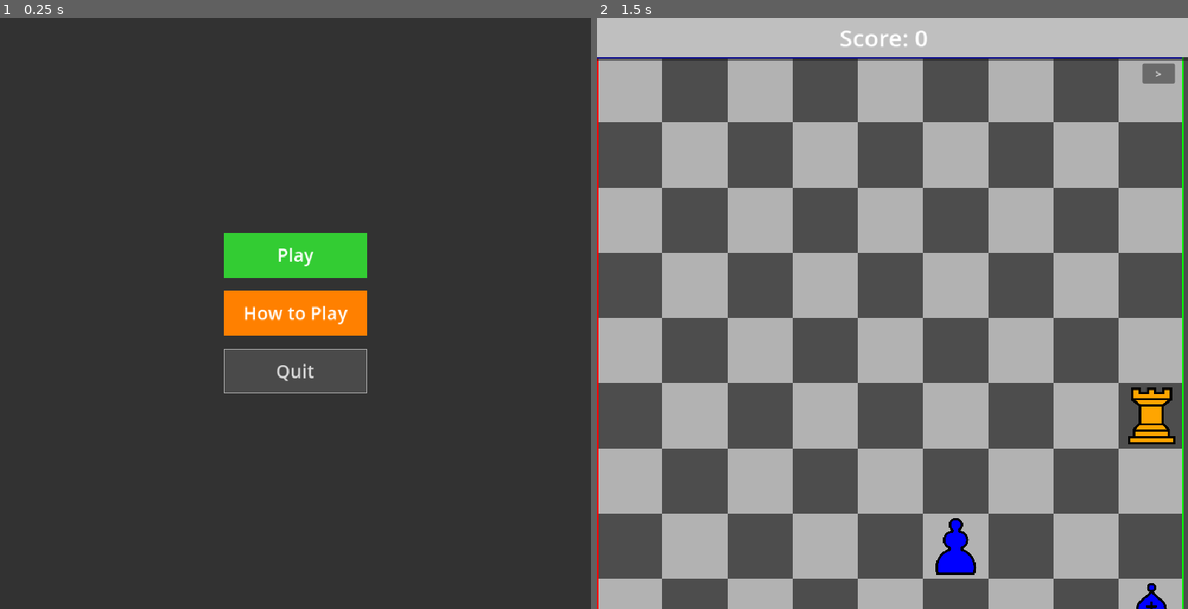
Above: before the commit, frames 1-2 (left to right).
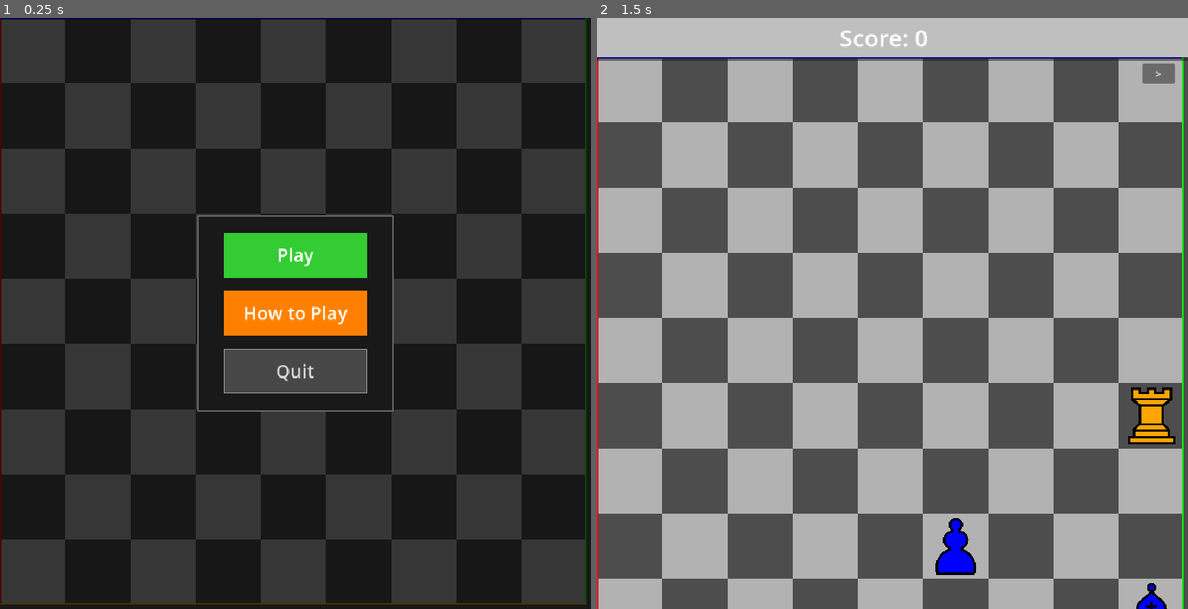
Above: after the commit, the same moments.

Repository: abudarevsky/checklines
Game: Godot game, scene res://scenes/ui/MainMenu.tscn
Two runs of this game, one before a commit and one after it. Both use one fixed random seed, a clock stepped at 60 frames per second and the inputs below.
Inputs:
- Up to frame 1 (0.25 s): no input
- Up to frame 2 (1.5 s): click "Play" at 0.5 s; click "II" at 1.25 s

The runs differ from the first frame. In frame 1, 51% of the frame differs, in the area x 0-100%, y 0-100%; in frame 2, nothing differs.

Commit message:
Update AGENTS.md with testing documentation
- Add quick syntax check command
- Add headless run with output capture
- Add debug output notes
- Expand test checklist with attack highlighting and UI tests

Diff:
--- a/scenes/ui/MainMenu.tscn
+++ b/scenes/ui/MainMenu.tscn
@@ -1,13 +1,15 @@
-[gd_scene load_steps=17 format=3 uid="uid://main_menu"]
+[gd_scene load_steps=18 format=3 uid="uid://main_menu"]
 
 [ext_resource type="Script" path="res://scripts/ui/MainMenu.gd" id="1_menu"]
 [ext_resource type="PackedScene" uid="uid://board_manager" path="res://scenes/board/BoardManager.tscn" id="2_board"]
 
-[sub_resource type="StyleBoxFlat" id="StyleBoxFlat_score_panel"]
-bg_color = Color(0.3, 0.3, 0.3, 0.95)
-
-[sub_resource type="StyleBoxFlat" id="StyleBoxFlat_panel"]
-bg_color = Color(0.15, 0.15, 0.15, 0.7)
+[sub_resource type="StyleBoxFlat" id="StyleBoxFlat_dark_panel"]
+bg_color = Color(0.1, 0.1, 0.1, 1.0)
+border_width_left = 2
+border_width_top = 2
+border_width_right = 2
+border_width_bottom = 2
+border_color = Color(0.4, 0.4, 0.4, 1.0)
 
 [sub_resource type="StyleBoxFlat" id="StyleBoxFlat_gray"]
 bg_color = Color(0.2, 0.2, 0.2, 1.0)
@@ -67,6 +69,16 @@
 [node name="MainMenu" type="Node2D"]
 script = ExtResource("1_menu")
 
+[node name="BoardManager" parent="." instance=ExtResource("2_board")]
+position = Vector2(0, 0)
+
+[node name="DarkOverlay" type="ColorRect" parent="."]
+offset_left = 0
+offset_top = 0
+offset_right = 906
+offset_bottom = 906
+color = Color(0, 0, 0, 0.7)
+
 [node name="CanvasLayer" type="CanvasLayer" parent="."]
 
 [node name="UI" type="Control" parent="CanvasLayer"]
@@ -78,14 +90,21 @@
 grow_vertical = 2
 
 [node name="MenuPanel" type="PanelContainer" parent="CanvasLayer/UI"]
-anchors_preset = 15
-anchor_right = 1.0
-anchor_bottom = 1.0
+anchors_preset = 8
+anchor_left = 0.5
+anchor_top = 0.5
+anchor_right = 0.5
+anchor_bottom = 0.5
+offset_left = -150.0
+offset_top = -150.0
+offset_right = 150.0
+offset_bottom = 150.0
 grow_horizontal = 2
 grow_vertical = 2
-theme_override_styles/panel = SubResource("StyleBoxFlat_panel")
+theme_override_styles/panel = SubResource("StyleBoxFlat_dark_panel")
 
 [node name="MenuCenter" type="CenterContainer" parent="CanvasLayer/UI/MenuPanel"]
+layout_mode = 2
 layout_mode = 2
 
 [node name="MenuVBox" type="VBoxContainer" parent="CanvasLayer/UI/MenuPanel/MenuCenter"]
@@ -119,7 +138,7 @@
 theme_override_font_sizes/font_size = 28
 text = "Quit"
 
-[node name="HowToPlayPanel" type="PanelContainer" parent="CanvasLayer/UI/MenuPanel"]
+[node name="HowToPlayPanel" type="PanelContainer" parent="CanvasLayer/UI"]
 visible = false
 anchors_preset = 15
 anchor_right = 1.0
@@ -128,25 +147,25 @@
 grow_vertical = 2
 theme_override_styles/panel = SubResource("StyleBoxFlat_gray")
 
-[node name="ContentCenter" type="CenterContainer" parent="CanvasLayer/UI/MenuPanel/HowToPlayPanel"]
+[node name="ContentCenter" type="CenterContainer" parent="CanvasLayer/UI/HowToPlayPanel"]
 layout_mode = 2
 theme_override_constants/separation = 30
 
-[node name="InstructionsContainer" type="VBoxContainer" parent="CanvasLayer/UI/MenuPanel/HowToPlayPanel/ContentCenter"]
+[node name="InstructionsContainer" type="VBoxContainer" parent="CanvasLayer/UI/HowToPlayPanel/ContentCenter"]
 custom_minimum_size = Vector2(800, 700)
 layout_mode = 2
 theme_override_constants/separation = 15
 
-[node name="Header" type="Label" parent="CanvasLayer/UI/MenuPanel/HowToPlayPanel/ContentCenter/InstructionsContainer"]
+[node name="Header" type="Label" parent="CanvasLayer/UI/HowToPlayPanel/ContentCenter/InstructionsContainer"]
 layout_mode = 2
 theme_override_font_sizes/font_size = 48
 text = "Chess Lines - How to Play"
 horizontal_alignment = 1
 
-[node name="HSeparator" type="HSeparator" parent="CanvasLayer/UI/MenuPanel/HowToPlayPanel/ContentCenter/InstructionsContainer"]
-layout_mode = 2
-
-[node name="Instructions" type="RichTextLabel" parent="CanvasLayer/UI/MenuPanel/HowToPlayPanel/ContentCenter/InstructionsContainer"]
+[node name="HSeparator" type="HSeparator" parent="CanvasLayer/UI/HowToPlayPanel/ContentCenter/InstructionsContainer"]
+layout_mode = 2
+
+[node name="Instructions" type="RichTextLabel" parent="CanvasLayer/UI/HowToPlayPanel/ContentCenter/InstructionsContainer"]
 layout_mode = 2
 size_flags_vertical = 3
 bbcode_enabled = true
@@ -183,10 +202,10 @@
 
 Press [b]ESC[/b] or click [b]Back[/b] to return"
 
-[node name="HSeparator2" type="HSeparator" parent="CanvasLayer/UI/MenuPanel/HowToPlayPanel/ContentCenter/InstructionsContainer"]
-layout_mode = 2
-
-[node name="BackButton" type="Button" parent="CanvasLayer/UI/MenuPanel/HowToPlayPanel/ContentCenter/InstructionsContainer"]
+[node name="HSeparator2" type="HSeparator" parent="CanvasLayer/UI/HowToPlayPanel/ContentCenter/InstructionsContainer"]
+layout_mode = 2
+
+[node name="BackButton" type="Button" parent="CanvasLayer/UI/HowToPlayPanel/ContentCenter/InstructionsContainer"]
 layout_mode = 2
 size_flags_horizontal = 4
 size_flags_stretch_ratio = 0.2
--- a/scripts/ui/MainMenu.gd
+++ b/scripts/ui/MainMenu.gd
@@ -1,13 +1,13 @@
 extends Node2D
 
 @onready var menu: VBoxContainer = $CanvasLayer/UI/MenuPanel/MenuCenter/MenuVBox
-@onready var how_to_play_panel: PanelContainer = $CanvasLayer/UI/MenuPanel/HowToPlayPanel
+@onready var how_to_play_panel: PanelContainer = $CanvasLayer/UI/HowToPlayPanel
 
 func _ready():
 	$CanvasLayer/UI/MenuPanel/MenuCenter/MenuVBox/PlayButton.pressed.connect(_on_play_pressed)
 	$CanvasLayer/UI/MenuPanel/MenuCenter/MenuVBox/HowToPlayButton.pressed.connect(_on_how_to_play_pressed)
 	$CanvasLayer/UI/MenuPanel/MenuCenter/MenuVBox/QuitButton.pressed.connect(_on_quit_pressed)
-	$CanvasLayer/UI/MenuPanel/HowToPlayPanel/ContentCenter/InstructionsContainer/BackButton.pressed.connect(_on_back_pressed)
+	$CanvasLayer/UI/HowToPlayPanel/ContentCenter/InstructionsContainer/BackButton.pressed.connect(_on_back_pressed)
 
 func _on_play_pressed():
 	get_tree().change_scene_to_file("res://scenes/board/GameBoard.tscn")
Not shown, changed: AGENTS.md
